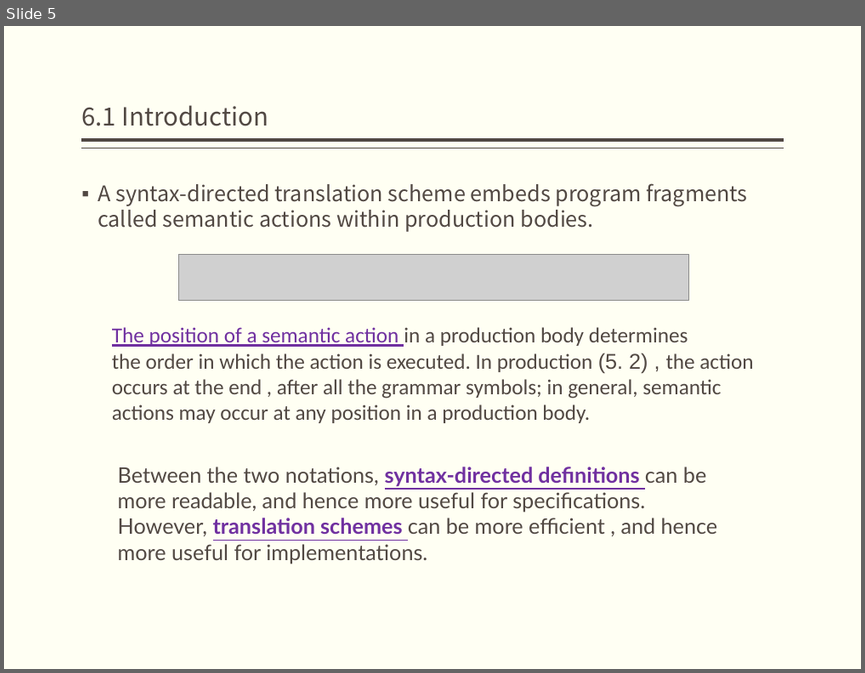
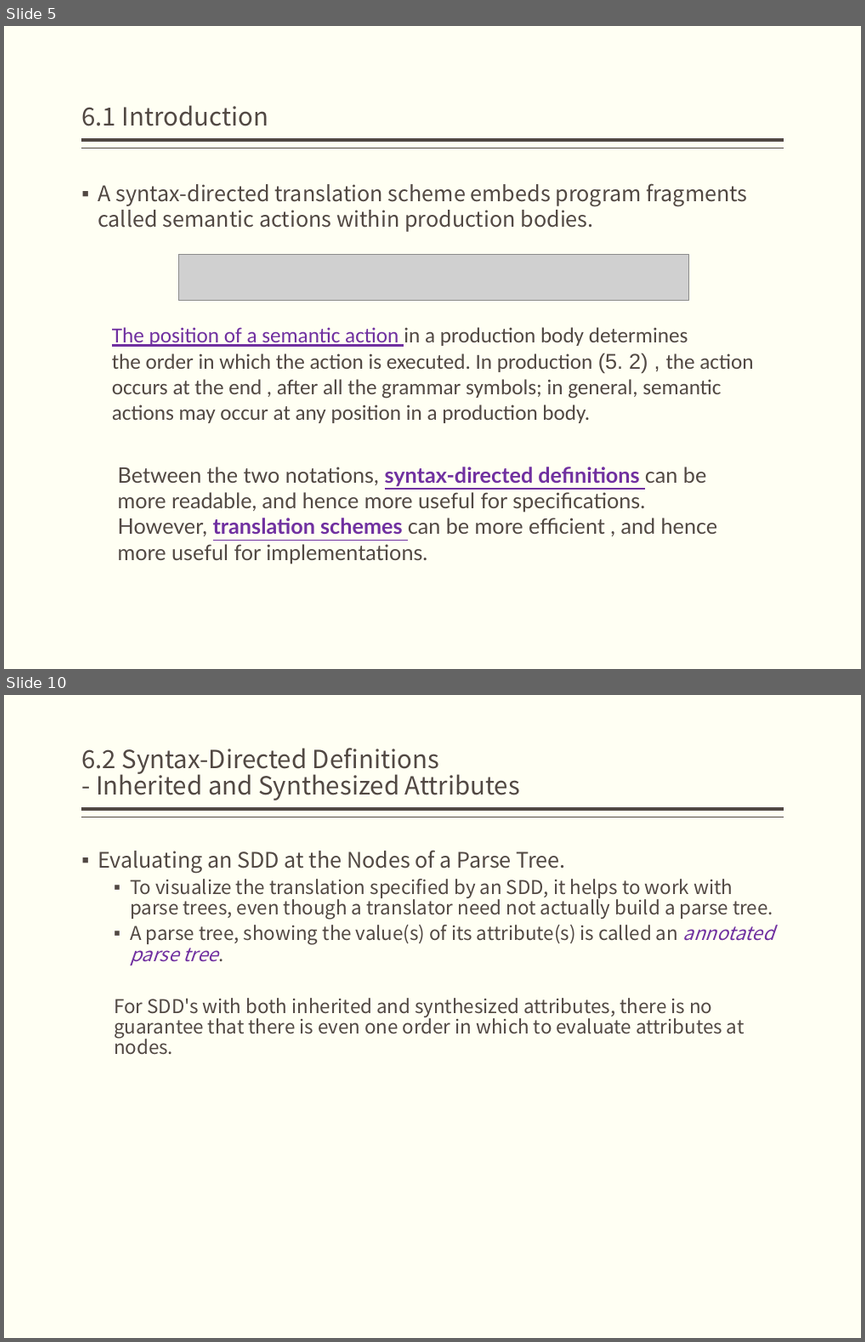
Before and after one commit to bonkboykz/jz81.github.io, a slide deck: course/compiler/LectureNotes/(Spring2017)Lecture6.pptx. Shown one above the other, each under a label of ours: slide 5 before the commit, slides 5 and 10 after it; the slides between them are not shown. The pictures are 865x673 and 865x1342 pixels, drawn with LibreOffice and Linux fonts; fonts in the diff are those of the drawing; grey boxes stand for pictures. Boxes give left, top, right and bottom in pixels: in the first picture for what was removed or moved away, otherwise in the second. Text is boxed around its words. In the diff, an @@ line names an element or a change of style, - is before the commit and + after.

```diff
--- a/course/compiler/LectureNotes/(Spring2017)Lecture6.pptx
+++ b/course/compiler/LectureNotes/(Spring2017)Lecture6.pptx
@@ slide 10 added at (x1=4, y1=695, x2=861, y2=1338), background #FFFFF3; not listed: 2 template elements that a slide beside it also shows @@
@@ title added at (x1=81, y1=748, x2=520, y2=800), 21 pt, text #514843 @@
+6.2 Syntax-Directed Definitions
+- Inherited and Synthesized Attributes
@@ text added at (x1=98, y1=850, x2=774, y2=1055), 16 pt, text #514843 @@
+▪ Evaluating an SDD at the Nodes of a Parse Tree.
+  ▪ To visualize the translation specified by an SDD, it helps to work with parse trees, even though a translator need not actually build a parse tree.
+  ▪ A parse tree, showing the value(s) of its attribute(s) is called an annotated parse tree.
+  For SDD's with both inherited and synthesized attributes, there is no guarantee that there is even one order in which to evaluate attributes at nodes.
```
Also in this commit, not shown: 2 slides changed, 13 other slides added.
